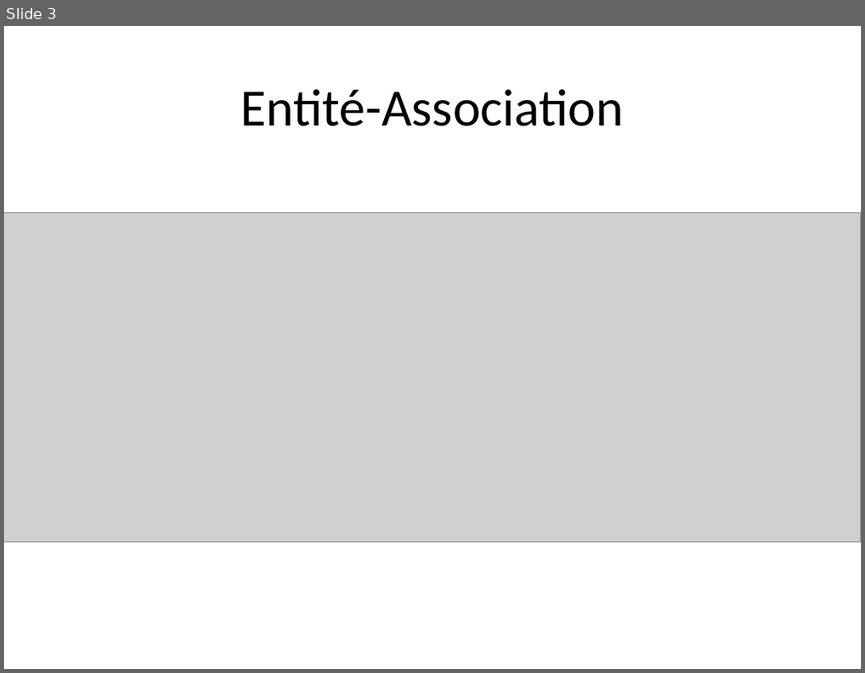
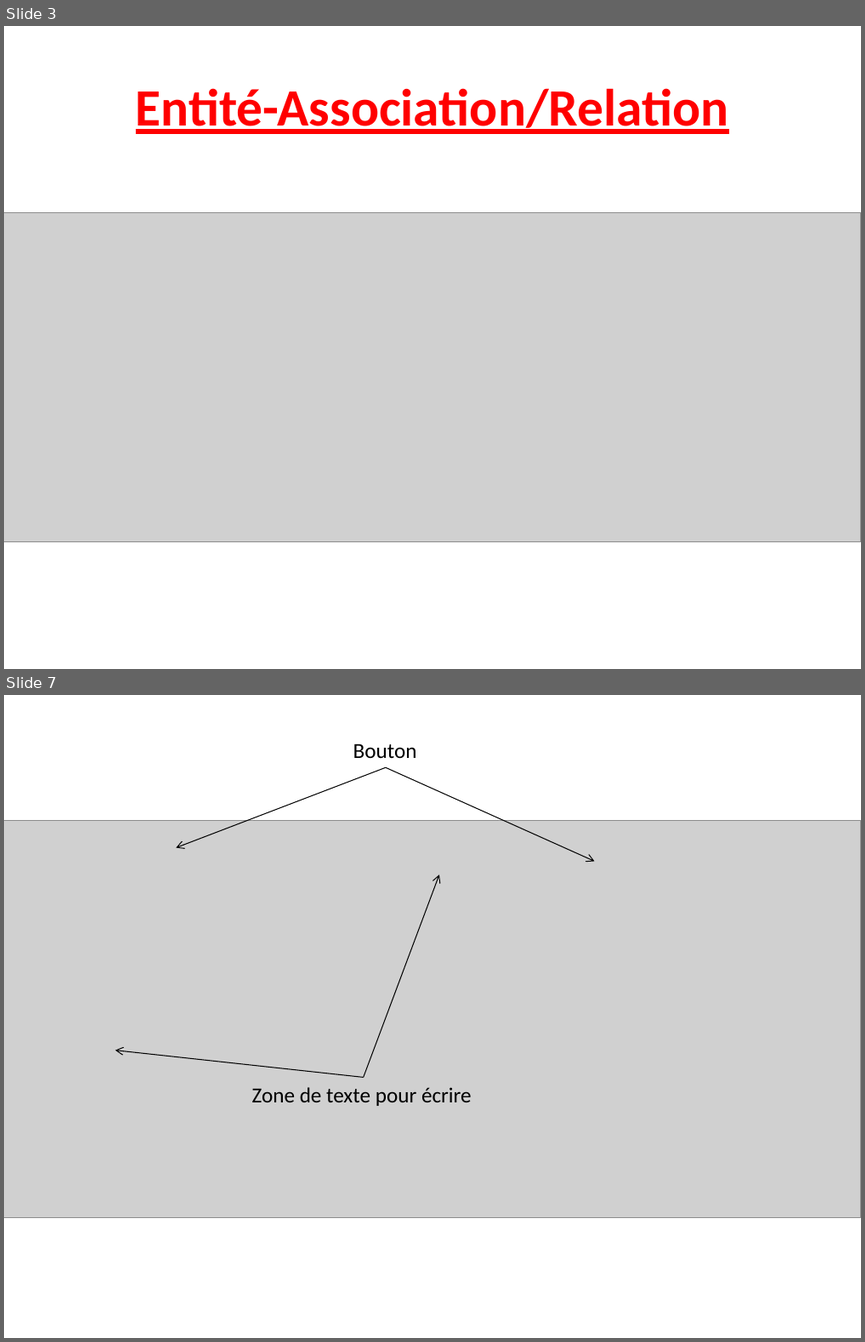
Before and after one commit to albedmds/web, a slide deck: Projet/Rendu final diapo.pptx. Shown one above the other, each under a label of ours: slide 3 before the commit, slides 3 and 7 after it; the slides between them are not shown. The pictures are 865x673 and 865x1342 pixels, drawn with LibreOffice and Linux fonts; fonts in the diff are those of the drawing; grey boxes stand for pictures. Boxes give left, top, right and bottom in pixels: in the first picture for what was removed or moved away, otherwise in the second. Text is boxed around its words. In the diff, an @@ line names an element or a change of style, - is before the commit and + after.

```diff
--- a/Projet/Rendu final diapo.pptx
+++ b/Projet/Rendu final diapo.pptx
@@ slide 7 added at bbox=[4, 695, 861, 1338], background #FFFFFF @@
@@ text added at bbox=[353, 743, 417, 758], 18 pt, text #000000 @@
+Bouton
@@ arrow added from (386, 768) to (177, 847), #000000 0.75 pt @@
@@ arrow added from (386, 768) to (595, 862), #000000 0.75 pt @@
@@ picture added at bbox=[4, 821, 861, 1218] @@
@@ arrow added from (363, 1077) to (439, 875), #000000 0.75 pt @@
@@ arrow added from (363, 1077) to (115, 1049), #000000 0.75 pt @@
@@ text added at bbox=[252, 1087, 472, 1106], 18 pt, text #000000 @@
+Zone de texte pour écrire
@@ slide 3 changed as well @@
@@ title at bbox=[136, 88, 729, 134]: text changed; text colour #000000 to #FF0000; bold on @@
-Entité-Association
+Entité-Association/Relation
```
Also in this commit, not shown: 9 other slides changed, 4 other slides added, 1 slide removed.
